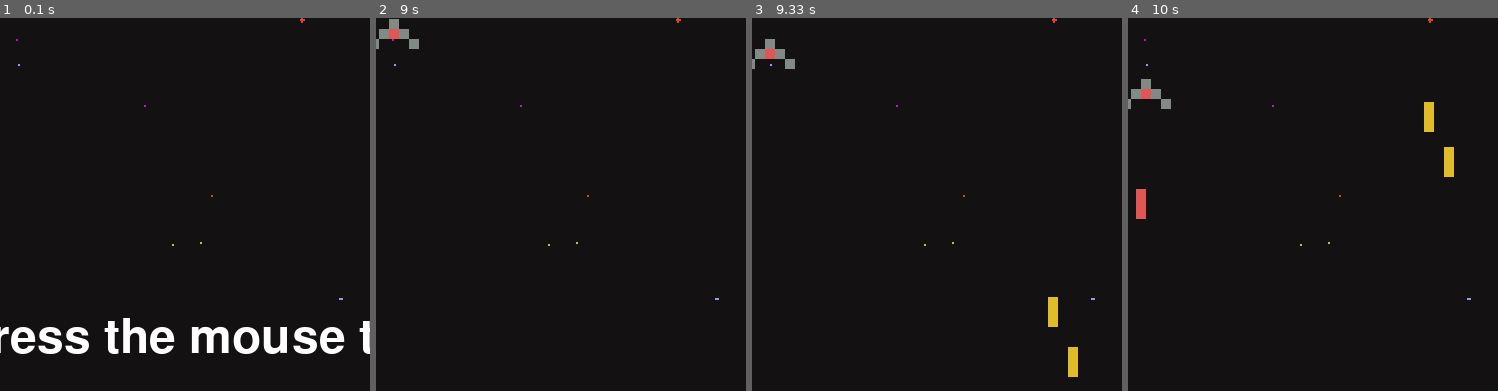
Above: before the commit, frames 1-4 (left to right).
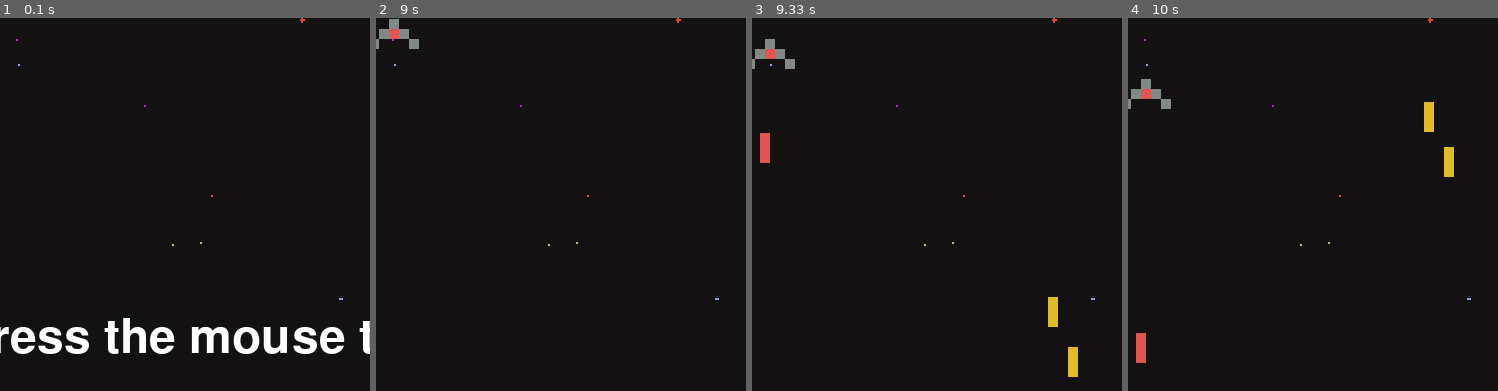
Above: after the commit, the same moments.

Repository: JagadishMohanty2/NiceGameWithpygame
Game: pygame game, started from my_try.py
Same seed, same stepped clock (60 frames per second), same inputs: the game is played once before the commit and once after it.
Inputs:
- Up to frame 1 (0.1 s): no input
- Up to frame 2 (9 s): click "Level: 0" at 0.38 s; tap Space at 0.67, 1.07, 1.37, 1.57, 1.9, 2.2, 2.4, 2.7, 2.97, 3.3, 3.6, 3.73, 4.13, 4.43, 4.8, 5.2, 5.5, 5.7, 6, 6.2, 6.53, 6.83, 7.03, 7.33, 7.6, 7.93, 8.23, 8.37, 8.77 s; hold D 1-1.47 s; hold W 1.5-1.8 s; hold D 1.83-2.3 s; hold A 2.33-2.87 s; hold S 2.9-3.2 s; hold A 3.23-3.63 s; hold W 3.67-4.03 s; hold D 4.07-4.7 s; hold S 4.73-5.1 s; hold A 5.13-5.6 s; hold D 5.63-6.1 s; hold W 6.13-6.43 s; hold D 6.47-6.93 s; hold A 6.97-7.5 s; hold S 7.53-7.83 s; hold A 7.87-8.27 s; hold W 8.3-8.67 s; hold D from 8.7 s (still down)
- Up to frame 3 (9.33 s): keep holding D; tap Space at 9.07 s
- Up to frame 4 (10 s): release D at 9.33 s; hold S 9.37-9.73 s; tap Space at 9.43, 9.83 s; hold A from 9.77 s (still down)
The pictures show only the part of the screen within x 14-64%, y 7-57%; the shares and areas given below are measured in that part.

Frames 1-2 are identical in both runs. In frame 3, 0.2% of the frame differs, in the area x 2-5%, y 30-39%; in frame 4, 0.4%, in the area x 2-5%, y 45-93%.

Commit message:
Project complete

Diff:
--- a/my_try.py
+++ b/my_try.py
@@ -187,24 +187,28 @@
     return obj1.mask.overlap(obj2.mask, (offset_x, offset_y)) != None
 
 def main():
+    # for the game
     run = True
     FPS = 60
     level = 0
     lives = 5
     main_font = pygame.font.SysFont("comicsans", 50)
     lost_font = pygame.font.SysFont("comicsans", 60)
-
+    exit_font = pygame.font.SysFont("comicsans", 50)
+
+    # for enemy
     enemies = []
     wave_length = 5
     enemy_vel = 1
 
+    # for player
     player_vel = 5
     laser_vel = 5
-
     player = Player(300, 630)
 
     clock = pygame.time.Clock()
 
+    # for counting the total number of times lost
     lost = False
     lost_count = 0
 
@@ -218,9 +222,11 @@
         WIN.blit(lives_label, (10, 10))
         WIN.blit(level_label, (WIDTH - level_label.get_width() - 10, 10))
 
+        # to show the enemies
         for enemy in enemies:
             enemy.draw(WIN)
 
+        # to draw th player
         player.draw(WIN)
 
         if lost:
@@ -243,59 +249,82 @@
             else:
                 continue
 
-        if len(enemies) == 0:
+        if len(enemies) == 0: # if all the enemies are killed then
             level += 1
             wave_length += 5
             for i in range(wave_length):
+                # pick a random spwan location and a random color
                 enemy = Enemy(random.randrange(50, WIDTH-100), random.randrange(-1500, -100), random.choice(["red", "blue", "green"]))
                 enemies.append(enemy)
 
+        # to check whether an user quit or not
         for event in pygame.event.get():
             if event.type == pygame.QUIT:
                 quit()
 
+        # to get the key pressed
         keys = pygame.key.get_pressed()
+
+        # a for going to the left until the border comes up
         if keys[pygame.K_a] and player.x - player_vel > 0: # left
             player.x -= player_vel
+
+        # d for going to the right until the border comes up
         if keys[pygame.K_d] and player.x + player_vel + player.get_width() < WIDTH: # right
             player.x += player_vel
+
+        # w for going up until the border comes up
         if keys[pygame.K_w] and player.y - player_vel > 0: # up
             player.y -= player_vel
+
+        # s for going down until the border comes up
         if keys[pygame.K_s] and player.y + player_vel + player.get_height() + 15 < HEIGHT: # down
             player.y += player_vel
+
+        # SPACEBAR for for shooting
         if keys[pygame.K_SPACE]:
             player.shoot()
 
+        # f for exiting
+        if keys[pygame.K_f]:
+            exit(code=None)
+
         for enemy in enemies[:]:
-            enemy.move(enemy_vel)
-            enemy.move_lasers(laser_vel, player)
-
-            if random.randrange(0, 2*60) == 1:
+            enemy.move(enemy_vel) # the enemy should move down the screen
+            enemy.move_lasers(laser_vel, player) # the enemy should shoot laser down the screen
+
+            if random.randrange(0, 2*FPS) == 1: # need to have luck in order to shoot
                 enemy.shoot()
 
-            if collide(enemy, player):
+            if collide(enemy, player): # if player collides with enemy
                 player.health -= 10
                 enemies.remove(enemy)
-            elif enemy.y + enemy.get_height() > HEIGHT:
+
+            elif enemy.y + enemy.get_height() > HEIGHT: # if the enemy reaches the bottem then
                 lives -= 1
                 enemies.remove(enemy)
 
+        # laser moves upward for it goes in -Y axis
         player.move_lasers(-laser_vel, enemies)
 
 def main_menu():
     title_font = pygame.font.SysFont("comicsans", 70)
-    run = True
-    while run:
+
+    while True:
+
         WIN.blit(BG, (0,0))
-        title_label = title_font.render("Press the mouse to begin...", 1, (255,255,255))
+        title_label = title_font.render("""Press the mouse to begin...""", 1, (255,255,255))
         WIN.blit(title_label, (WIDTH/2 - title_label.get_width()/2, 350))
         pygame.display.update()
+
         for event in pygame.event.get():
+            # if the user exits then
             if event.type == pygame.QUIT:
-                run = False
+                break
+
+            # check whether a mouse buttin is clicked
             if event.type == pygame.MOUSEBUTTONDOWN:
                 main()
+
     pygame.quit()
-
-
 main_menu()
